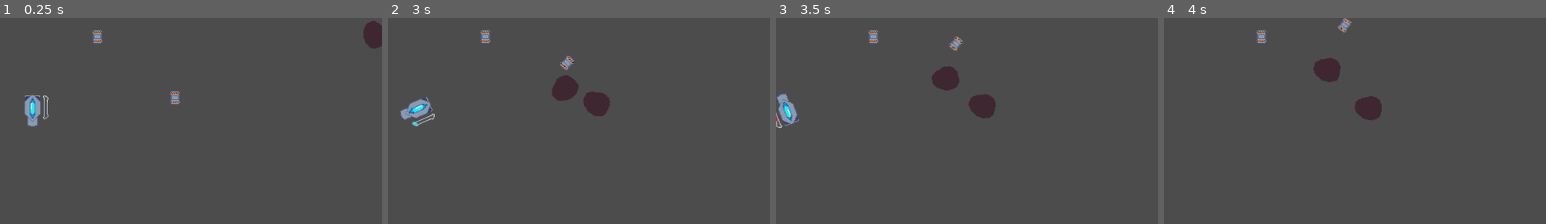
Above: before the commit, frames 1-4 (left to right).
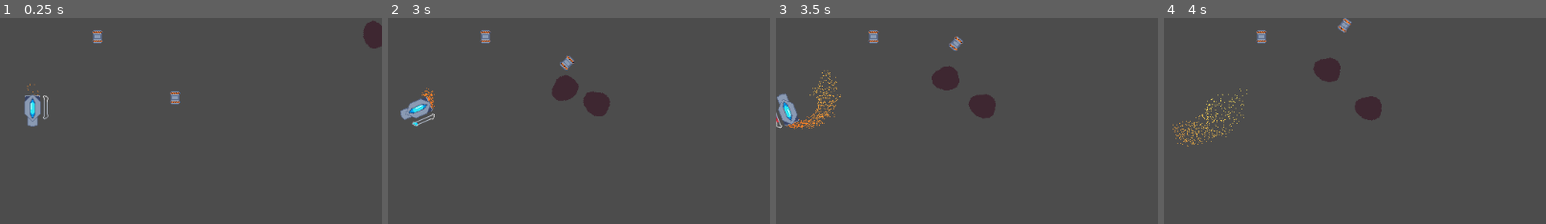
Above: after the commit, the same moments.

Repository: UnwarySage/Subthermal
Game: Godot game, scene res://level/Main.tscn
Same seed, same stepped clock (60 frames per second), same inputs: the game is played once before the commit and once after it.
Inputs:
- Up to frame 1 (0.25 s): no input
- Up to frame 2 (3 s): hold D (player_turn_right) 0.53-1.28 s; hold Down (player_brake) 1.28-2.03 s; hold D (player_turn_right) 2.03-2.78 s; hold W (player_forward) from 2.78 s (still down)
- Up to frame 3 (3.5 s): keep holding W (player_forward)
- Up to frame 4 (4 s): release W (player_forward) at 3.53 s; hold A (player_turn_left) from 3.53 s (still down)
The pictures show only the part of the screen within x 48-98%, y 41-91%; the shares and areas given below are measured in that part.

The runs differ from the first frame. In frame 1, less than 0.1% of the frame differs, in the area x 7-11%, y 31-38%; in frame 2, 0.1%; in frame 3, 0.6%, in the area x 2-17%, y 25-55%; in frame 4, 0.6%.

Commit message:
add engine fx

Diff:
--- a/game/entities/player/Ship.gd
+++ b/game/entities/player/Ship.gd
@@ -51,6 +51,9 @@
 	#handle reactions
 	if(direction.y < 0):
 		self.fire_engine(direction.y)
+		$EngineTrail.emitting = true
+	else:
+		$EngineTrail.emitting = false
 	if(direction.x !=0):
 		fire_thruster(direction.x)
 
--- a/game/entities/player/Ship.tscn
+++ b/game/entities/player/Ship.tscn
@@ -16,6 +16,69 @@
 custom_solver_bias = 0.0
 radius = 7.0
 height = 10.0
+
+[sub_resource type="Gradient" id=3]
+
+offsets = PoolRealArray( 0, 1 )
+colors = PoolColorArray( 0.968627, 0.462745, 0.133333, 1, 0.996078, 0.905882, 0.380392, 1 )
+
+[sub_resource type="GradientTexture" id=4]
+
+flags = 4
+gradient = SubResource( 3 )
+width = 2048
+
+[sub_resource type="Gradient" id=5]
+
+offsets = PoolRealArray( 0, 0.186275, 1 )
+colors = PoolColorArray( 0.996078, 0.905882, 0.380392, 1, 0.996078, 0.682353, 0.203922, 1, 0.968627, 0.462745, 0.133333, 1 )
+
+[sub_resource type="GradientTexture" id=6]
+
+flags = 4
+gradient = SubResource( 5 )
+width = 2048
+
+[sub_resource type="ParticlesMaterial" id=7]
+
+render_priority = 0
+trail_divisor = 1
+trail_color_modifier = SubResource( 6 )
+emission_shape = 2
+emission_box_extents = Vector3( 2, 8, 1 )
+flag_align_y = false
+flag_rotate_y = false
+flag_disable_z = true
+spread = 2.0
+flatness = 0.0
+gravity = Vector3( 0, 0, 0 )
+initial_velocity = 60.0
+initial_velocity_random = 1.0
+angular_velocity = 0.0
+angular_velocity_random = 0.0
+orbit_velocity = 0.0
+orbit_velocity_random = 0.0
+linear_accel = 0.0
+linear_accel_random = 0.0
+radial_accel = 0.0
+radial_accel_random = 0.0
+tangential_accel = 0.0
+tangential_accel_random = 0.0
+damping = 0.0
+damping_random = 0.0
+angle = 0.0
+angle_random = 0.0
+scale = 1.0
+scale_random = 0.0
+color_ramp = SubResource( 4 )
+hue_variation = 0.0
+hue_variation_random = 0.0
+anim_speed = 0.0
+anim_speed_random = 0.0
+anim_offset = 0.0
+anim_offset_random = 0.0
+anim_loop = false
+_sections_unfolded = [ "Color", "Emission Shape", "Flags", "Hue Variation", "Initial Velocity", "Linear Accel", "Spread", "Trail" ]
 
 [node name="ShipBody" type="RigidBody2D" groups=[
 "has_temperature",
@@ -86,7 +149,6 @@
 margin_right = 32.0
 margin_bottom = 17.0
 rect_pivot_offset = Vector2( 0, 0 )
-rect_clip_content = false
 mouse_filter = 0
 mouse_default_cursor_shape = 0
 size_flags_horizontal = 1
@@ -107,4 +169,29 @@
 nine_patch_stretch = false
 _sections_unfolded = [ "Anchor", "Margin", "Rect" ]
 
+[node name="EngineTrail" type="Particles2D" parent="." index="7"]
+
+position = Vector2( 0, -15 )
+rotation = -1.5708
+z_index = -1
+emitting = true
+amount = 800
+lifetime = 1.0
+one_shot = false
+preprocess = 0.0
+speed_scale = 1.0
+explosiveness = 0.0
+randomness = 0.0
+fixed_fps = 0
+fract_delta = true
+visibility_rect = Rect2( -100, -100, 200, 200 )
+local_coords = false
+draw_order = 0
+process_material = SubResource( 7 )
+texture = null
+normal_map = null
+h_frames = 1
+v_frames = 1
+_sections_unfolded = [ "Drawing", "Process Material", "Transform", "Z Index" ]
+
 [connection signal="body_entered" from="." to="." method="_on_ShipBody_body_entered"]
--- a/game/entities/reticule/Shell.tscn
+++ b/game/entities/reticule/Shell.tscn
@@ -53,7 +53,7 @@
 [node name="Countdown" type="Timer" parent="." index="0"]
 
 process_mode = 1
-wait_time = 2.0
+wait_time = 1.0
 one_shot = false
 autostart = true
 
@@ -61,7 +61,7 @@
 
 frames = SubResource( 1 )
 animation = "default"
-frame = 1
+frame = 2
 playing = true
 
 [node name="ExplosionArea" type="CollisionShape2D" parent="." index="2"]
Not shown: 1 places in game/entities/player/Ship.tscn that only renumber resources
